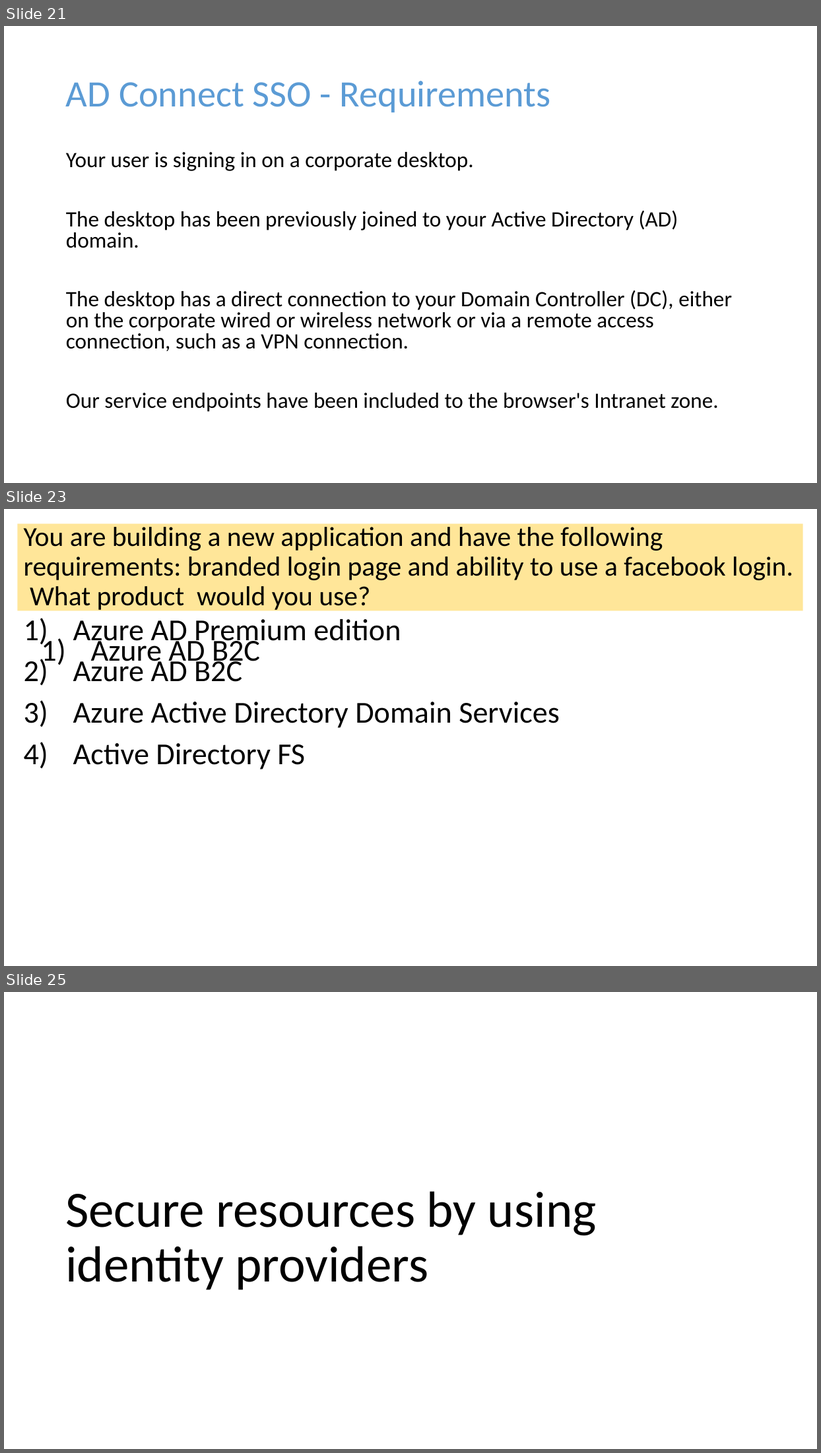
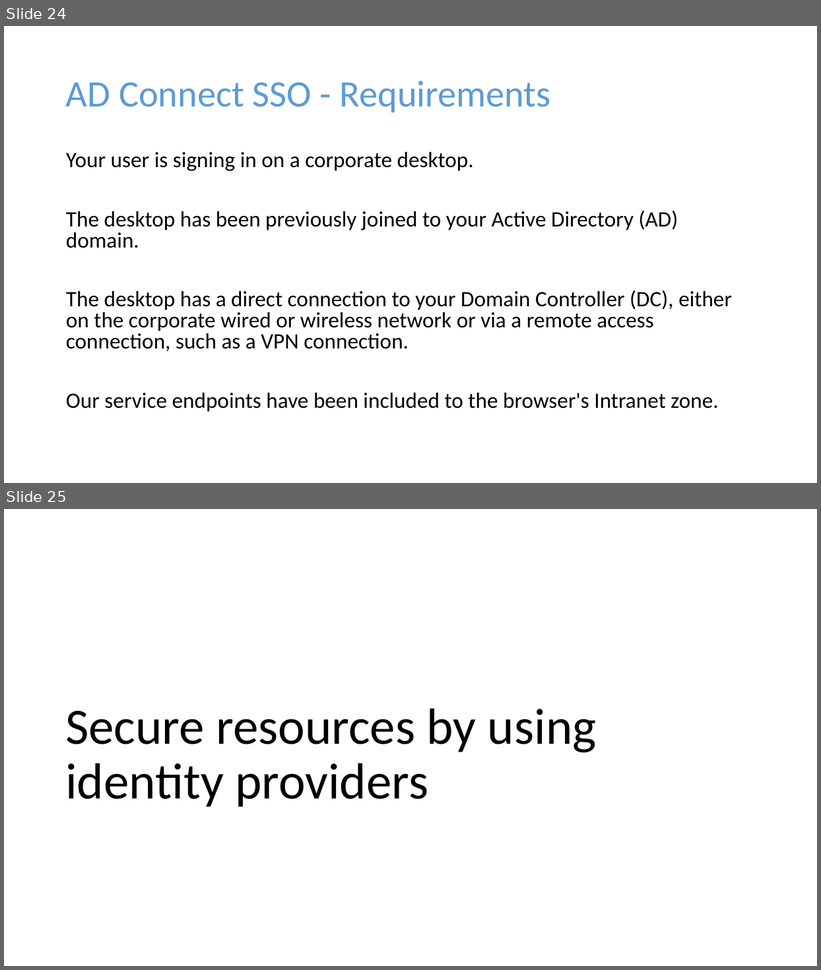
Before and after one commit to dstolts/70-534, a slide deck: Presentations/70-534-Combined-SecuritySlides.pptx. Shown one above the other, each under a label of ours: slides 21, 23 and 25 before the commit, slides 24 and 25 after it; the slides between them are not shown. The pictures are 821x1453 and 821x970 pixels, drawn with LibreOffice and Linux fonts; fonts in the diff are those of the drawing. Boxes give left, top, right and bottom in pixels: in the first picture for what was removed or moved away, otherwise in the second. Text is boxed around its words. In the diff, an @@ line names an element or a change of style, - is before the commit and + after.

```diff
--- a/Presentations/70-534-Combined-SecuritySlides.pptx
+++ b/Presentations/70-534-Combined-SecuritySlides.pptx
@@ slide 23 removed at bbox=[4, 509, 817, 966], background #FFFFFF @@
@@ title removed at bbox=[17, 524, 803, 611] @@
-You are building a new application and have the following requirements: branded login page and ability to use a facebook login. What product would you use?
@@ text removed at bbox=[73, 619, 560, 770] @@
-1) Azure AD Premium edition
-2) Azure AD B2C
-3) Azure Active Directory Domain Services
-4) Active Directory FS
@@ text removed at bbox=[73, 656, 242, 682] @@
-1) Azure AD B2C
@@ what was slide 21 is now slide 24 @@
```
Also in this commit, not shown: 3 slides added, 2 other slides removed.
